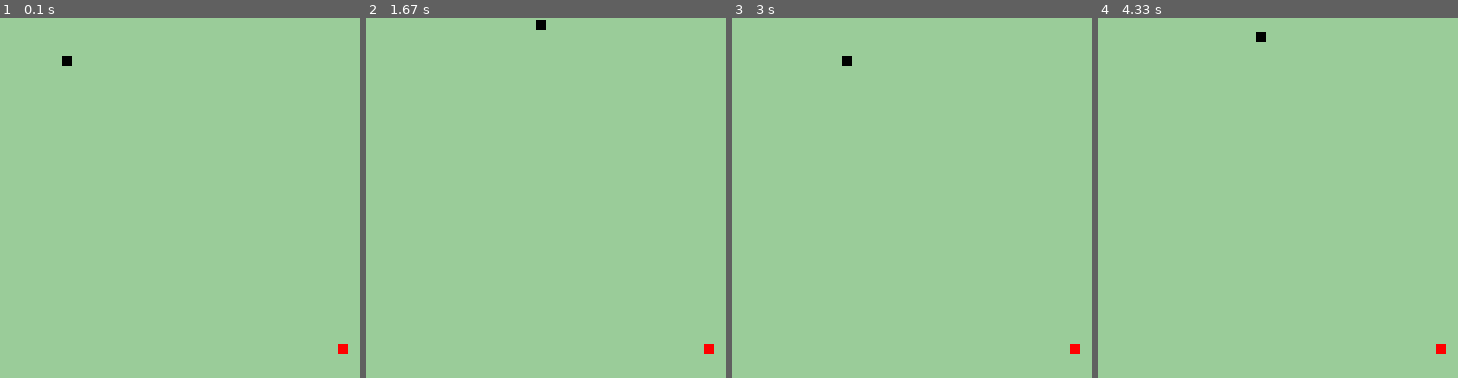
Above: before the commit, frames 1-4 (left to right).
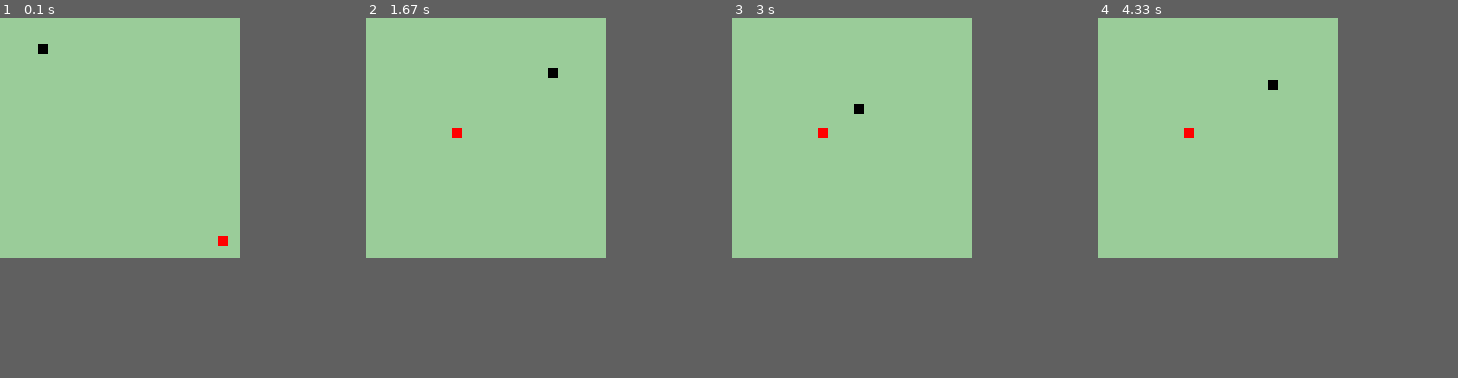
Above: after the commit, the same moments.

Repository: AryanBytesCode/NEAT-PySnake
Game: pygame game, started from pyGameTest.py
Same seed, same stepped clock (60 frames per second), same inputs: the game is played once before the commit and once after it.
Inputs:
- Up to frame 1 (0.1 s): no input
- Up to frame 2 (1.67 s): hold Right 0.33-0.8 s; hold Up 0.83-1.3 s; hold Right from 1.33 s (still down)
- Up to frame 3 (3 s): release Right at 1.8 s; hold Left 1.83-2.37 s; hold Down 2.4-2.7 s; hold Left from 2.73 s (still down)
- Up to frame 4 (4.33 s): release Left at 3.13 s; hold Up 3.17-3.53 s; hold Right 3.57-4.2 s; hold Down from 4.23 s (still down)
In our replay, the window is 360x360 before the commit and 240x240 after it. These sizes can differ from the game's own. Grey fills any space a smaller window leaves; there, only what the larger window draws over its background counts as a difference.

The runs differ from the first frame. In frame 1, 0.3% of the frame differs, in the area x 10-97%, y 7-94%; in frame 2, 0.3%; in frame 3, 0.3%; in frame 4, 0.3%.

Commit message:
Reduce grid dimensions to 20x20 and add AI input methods for snake class

Diff:
--- a/pyGameTest.py
+++ b/pyGameTest.py
@@ -5,8 +5,8 @@
 import time
 
 # Define constants
-GRID_WIDTH = 30
-GRID_HEIGHT = 30
+GRID_WIDTH = 20
+GRID_HEIGHT = 20
 TILE_SIZE = 10
 GAP = 2
 CANVAS_SIZE_X = GRID_WIDTH * TILE_SIZE + GAP * GRID_WIDTH
@@ -115,8 +115,6 @@
 
 
         self.direction = directionVector
-        print("Snake")
-        print(self.head_x, self.head_y)
 
     def grow(self):
         self.snakeSize = self.snakeSize + 1
@@ -127,16 +125,22 @@
         while isOccupied:
             self.fruit_x = random.randint(0, GRID_WIDTH-1)
             self.fruit_y = random.randint(0, GRID_HEIGHT-1)
-            print("new fruit baby")
-            print(self.fruit_x, self.fruit_y)
             # check if the random location is part of the snake
             isOccupied = False
             for tile in self.locations:
                 if tile[0] == self.fruit_x and tile[1] == self.fruit_y:
-                    print("oops")
                     isOccupied = True
 
     def die(self):
+        ...
+    def see(self):
+        # Snake length
+        self.AI_Input_length = self.snakeSize
+        # the whole gameState
+        self.AI_Input_gameState = gameState # This should be changed after every gamestate update
+        # distance of head to fruit as a 2d array
+        distance = np.array([self.head_x,self.head_y]) - np.array([self.fruit_x, self.fruit_y])
+        self.AI_Input_distance = distance
         ...
 
 def updateGameState():
@@ -185,6 +189,8 @@
     # Update gameState
     gameState = updateGameState()
 
+    newSnake.see()
+
     # Draw gameState
     draw(gameState)
 
